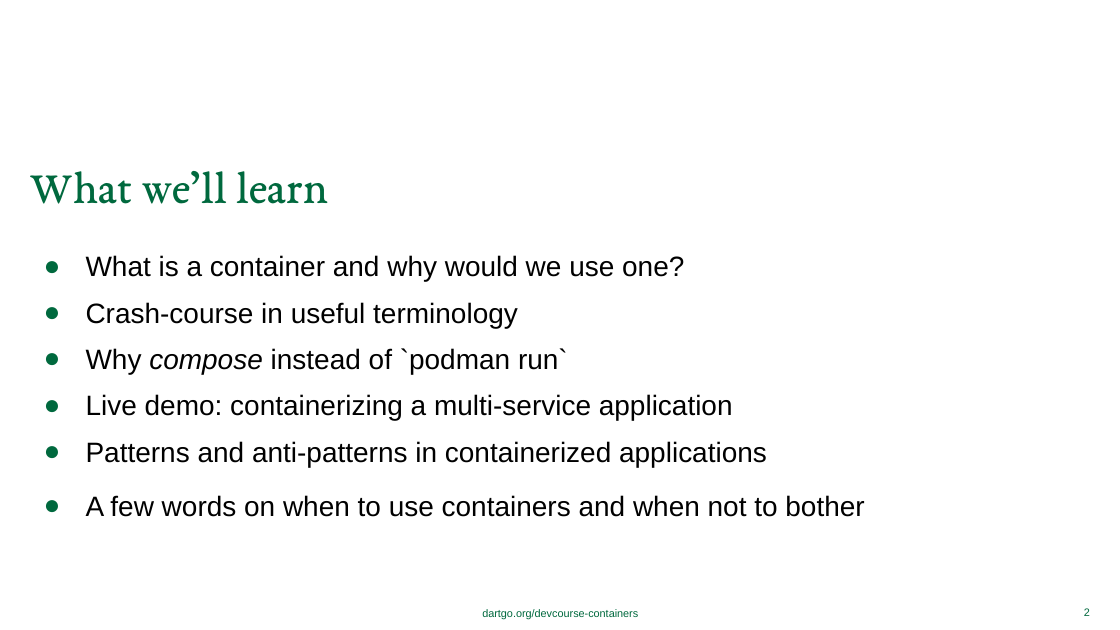
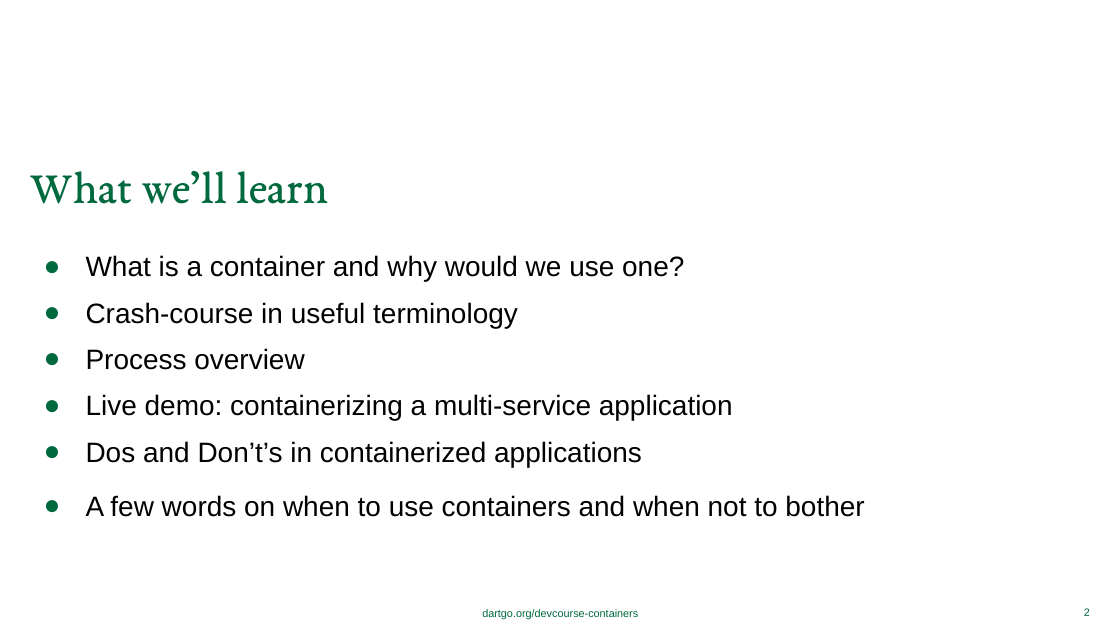
Before and after one commit to dartmouth/rc-local-development-with-docker, a slide deck: slide 2 of Containers for Local Development.pptx. Drawn at 1120x630 pixels with LibreOffice and Linux fonts; fonts in the diff are those of the drawing; background and template pictures are left out. Boxes give left, top, right and bottom in pixels: in the first picture for what was removed or moved away, otherwise in the second. Text is boxed around its words. In the diff, an @@ line names an element or a change of style, - is before the commit and + after.

Commit message:
overview edit

```diff
--- a/Containers for Local Development.pptx
+++ b/Containers for Local Development.pptx
@@ text at box(86, 348, 304, 370): text changed @@
-● Why compose instead of `podman run`
+● Process overview
@@ text at box(86, 441, 642, 467): text changed @@
-● Patterns and anti-patterns in containerized applications
+● Dos and Don’t’s in containerized applications
```
